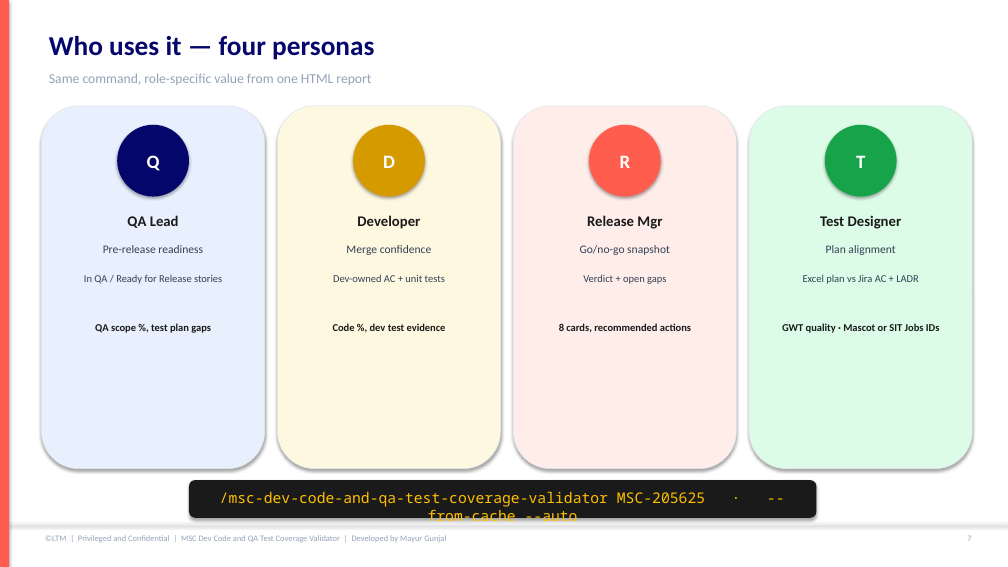
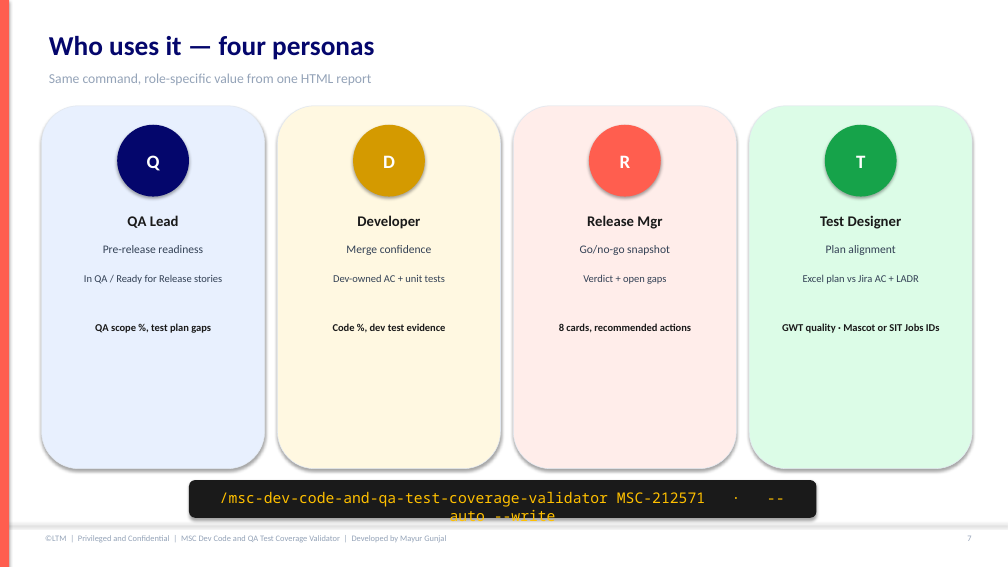
Before and after one commit to mgunjal11/pegasus-qa-agents-lab-copy, a slide deck: slide 8 of docs/MSC-Dev-Code-and-QA-Test-Coverage-Validator-Guide.pptx. Drawn at 1008x567 pixels with LibreOffice and Linux fonts; fonts in the diff are those of the drawing. Boxes give left, top, right and bottom in pixels: in the first picture for what was removed or moved away, otherwise in the second. Text is boxed around its words. In the diff, an @@ line names an element or a change of style, - is before the commit and + after.

```diff
--- a/docs/MSC-Dev-Code-and-QA-Test-Coverage-Validator-Guide.pptx
+++ b/docs/MSC-Dev-Code-and-QA-Test-Coverage-Validator-Guide.pptx
@@ text at (220,491,705,526): text changed @@
-/msc-dev-code-and-qa-test-coverage-validator MSC-205625 · --from-cache --auto
+/msc-dev-code-and-qa-test-coverage-validator MSC-212571 · --auto --write
```
Also in this commit, not shown: 10 other slides changed, 26 other files.
